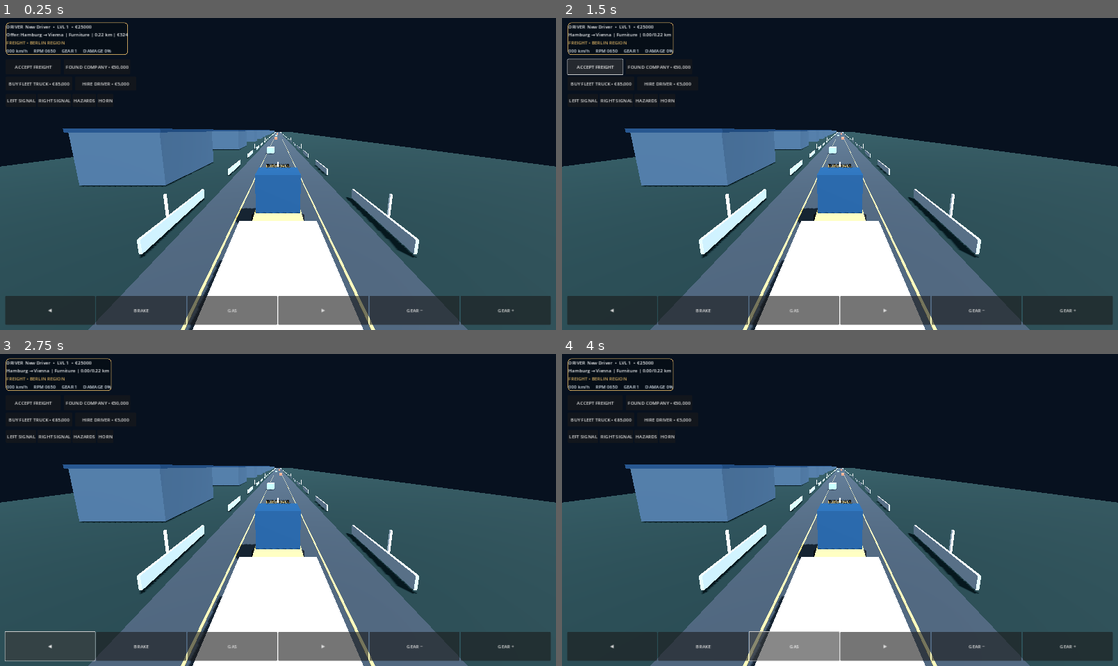
Above: before the commit, frames 1-4 (two rows, left to right).
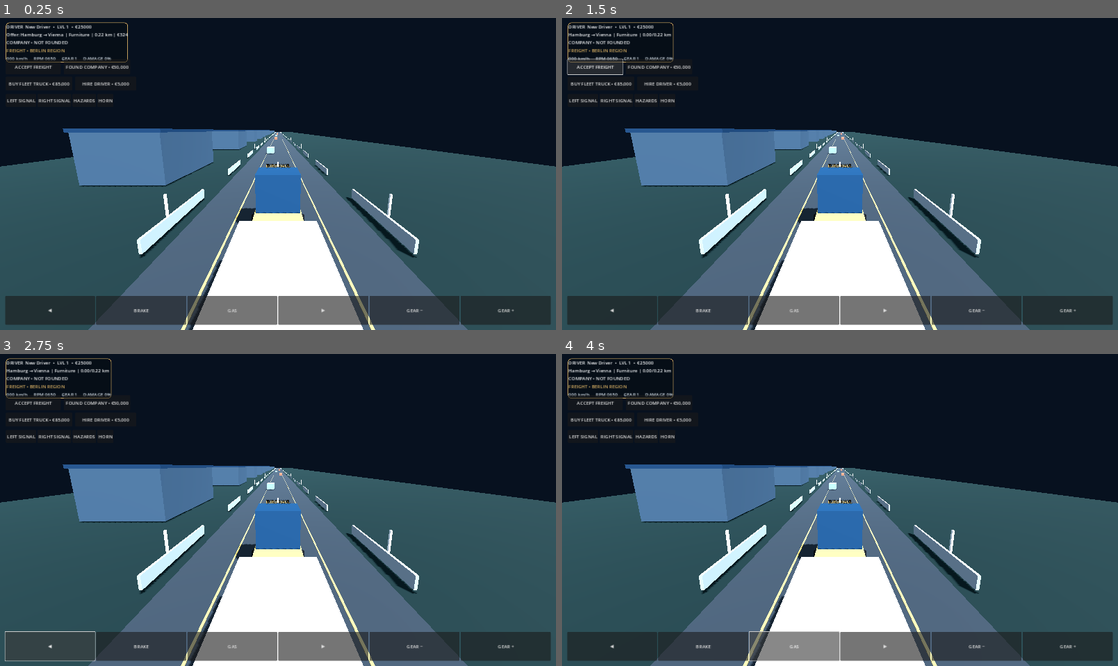
Above: after the commit, the same moments.

Repository: haseebop668-a11y/EURO-HAUL
Game: Godot game, scene res://Scenes/Main.tscn
Two runs of this game, one before a commit and one after it. Both use one fixed random seed, a clock stepped at 60 frames per second and the inputs below.
Inputs:
- Up to frame 1 (0.25 s): no input
- Up to frame 2 (1.5 s): click "ACCEPT FREIGHT" at 0.5 s; click "ACCEPT FREIGHT" at 1.25 s
- Up to frame 3 (2.75 s): click "◀" at 2 s
- Up to frame 4 (4 s): click "BRAKE" at 2.75 s; click "GAS" at 3.5 s

The runs differ from the first frame. In frame 1, 0.5% of the frame differs, in the area x 1-23%, y 7-15%; in frame 2, 0.5%; in frame 3, 0.5%; in frame 4, 0.5%.

Commit message:
feat: show company balance fleet and driver stats in HUD

Diff:
--- a/Godot/Scripts/main.gd
+++ b/Godot/Scripts/main.gd
@@ -353,7 +353,10 @@
 	elif not career.offered_contract.is_empty():
 		var o: Dictionary = career.offered_contract
 		contract_text = "Offer: %s → %s | %s | %.2f km | €%d" % [o.origin, o.destination, o.cargo, o.distance_km, int(o.reward)]
-	hud.text = "DRIVER  %s  •  LVL %d  •  €%d\n%s" % [career.driver_name, career.level, career.game_cash, contract_text]
+	var company_text := "COMPANY • NOT FOUNDED"
+	if company != null and not company.company_name.is_empty():
+		company_text = "%s • €%d • FLEET %d • DRIVERS %d" % [company.company_name, company.company_balance, company.owned_trucks, company.hired_drivers]
+	hud.text = "DRIVER  %s  •  LVL %d  •  €%d\n%s\n%s" % [career.driver_name, career.level, career.game_cash, contract_text, company_text]
 	if truck != null and speed_label != null:
 		speed_label.text = "%03d km/h     RPM %04d     GEAR %s     DAMAGE %d%%" % [int(absf(truck.speed_kmh)), int(truck.engine_rpm), "R" if truck.gear == -1 else ("N" if truck.gear == 0 else str(truck.gear)), int(truck.damage)]
 
